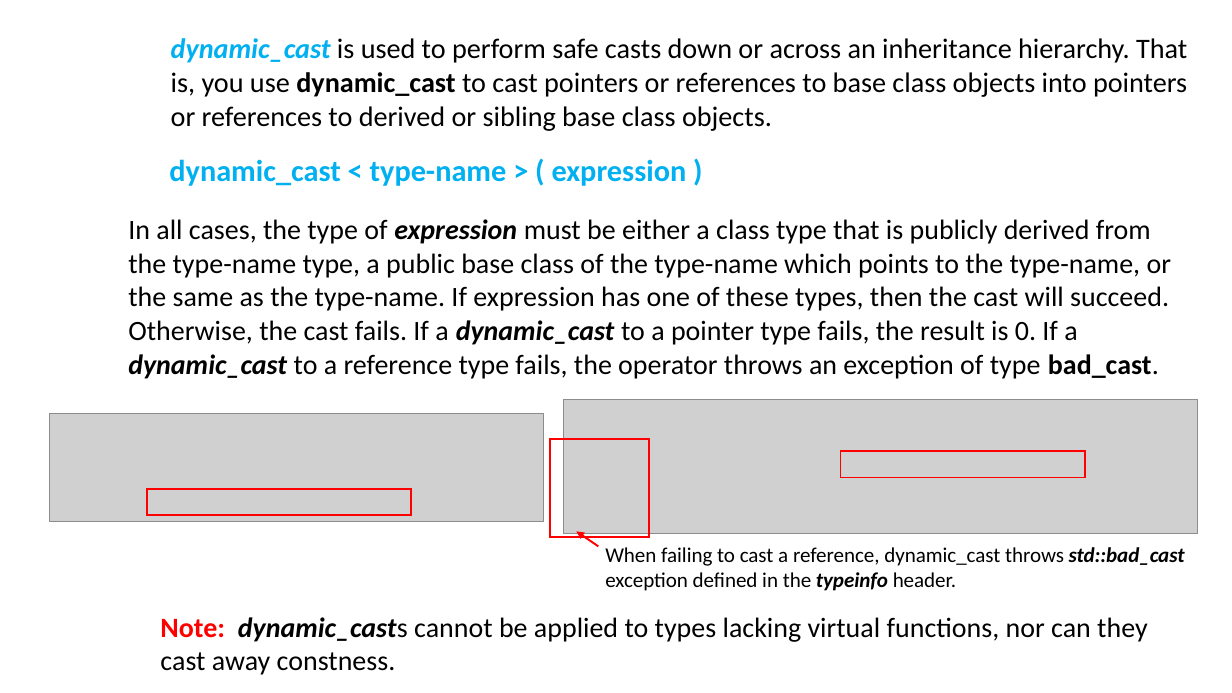
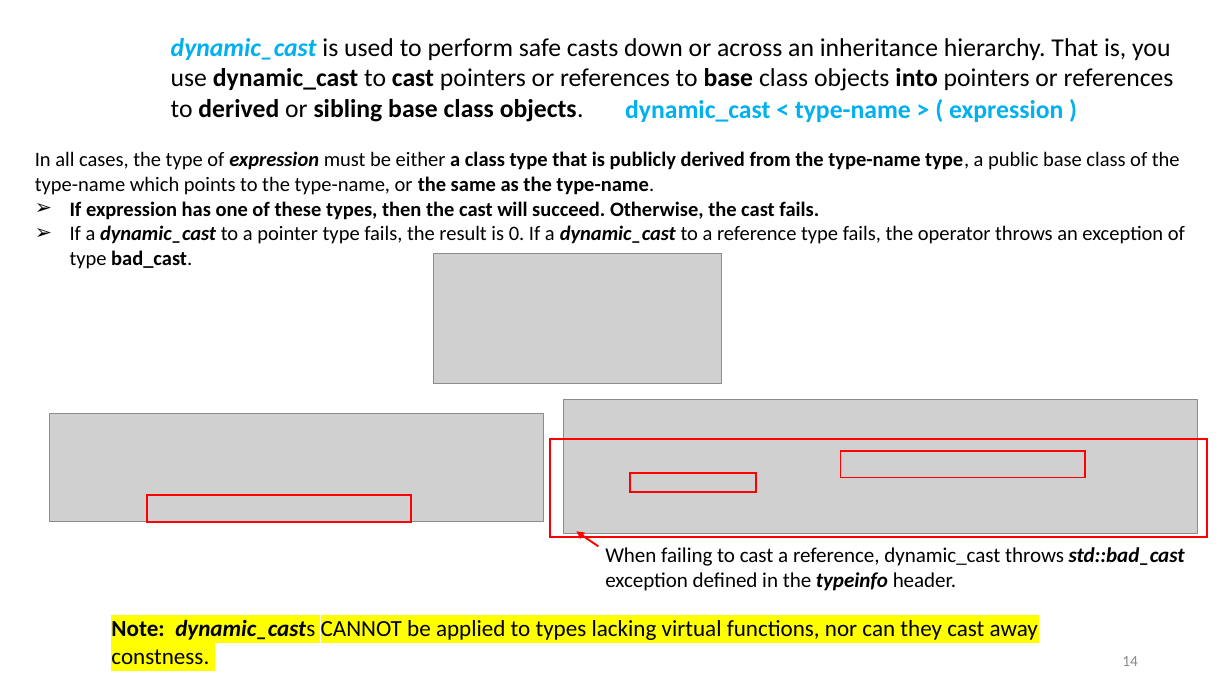
Before and after one commit to ShiqiYu/CPP, a slide deck: slide 14 of week15/Lab15.pptx (slide 13 before the commit). Drawn at 1232x693 pixels with LibreOffice and Linux fonts; fonts in the diff are those of the drawing; grey boxes stand for pictures; background and template pictures are left out. Boxes give left, top, right and bottom in pixels: in the first picture for what was removed or moved away, otherwise in the second. Text is boxed around its words. In the diff, an @@ line names an element or a change of style, - is before the commit and + after.

```diff
--- a/week15/Lab15.pptx
+++ b/week15/Lab15.pptx
@@ text "dynamic_cast is used to perform ..." at (171,38,1174,122): size 22 to 20 pt; bold on in "cast base into derived sibling base class ..." @@
@@ text "dynamic_cast < type-name > ( ...": place and size @@
-text "dynamic_cast < type-name > ( ..." at (169,159,687,186)
+text "dynamic_cast < type-name > ( ..." at (625,100,1063,122)
@@ text "dynamic_cast < type-name > ( ..." at (625,100,1063,122): size 23.6 to 20 pt @@
@@ text at (35,151,1185,269): text changed; size 21.8 to 16 pt; bold on @@
-In all cases, the type of expression must be either a class type that is publicly derived from the type-name type, a public base class of the type-name which points to the type-name, or the same as the type-name. If expression has one of these types, then the cast will succeed. Otherwise, the cast fails. If a dynamic_cast to a pointer type fails, the result is 0. If a dynamic_cast to a reference type fails, the operator throws an exception of type bad_cast.
+In all cases, the type of expression must be either a class type that is publicly derived from the type-name type, a public base class of the type-name which points to the type-name, or the same as the type-name.
+➢ If expression has one of these types, then the cast will succeed. Otherwise, the cast fails.
+➢ If a dynamic_cast to a pointer type fails, the result is 0. If a dynamic_cast to a reference type fails, the operator throws an exception of type bad_cast.
@@ picture added at (433,253,723,384) @@
@@ rectangle: place and size @@
-rectangle at (550,439,649,537)
+rectangle at (550,439,1207,537)
@@ rectangle added at (630,473,756,492), outline #FF0000 1.5 pt @@
@@ rectangle: place and size @@
-rectangle at (147,489,411,516)
+rectangle at (147,495,411,522)
@@ text "When failing to cast a ..." at (605,547,1185,591): size 16.3 to 16.4 pt @@
@@ text at (111,619,1038,640): text changed; size 21.8 to 18 pt @@
-Note: dynamic_casts cannot be applied to types lacking virtual functions, nor can they cast away constness.
+Note: dynamic_casts CANNOT be applied to types lacking virtual functions, nor can they cast away constness.
@@ page number added at (1122,656,1138,666), 12 pt, text #8C8C8C @@
+14
```
Also in this commit, not shown: 18 other slides changed, 2 slides added, 3 slides removed, 3 other files.
